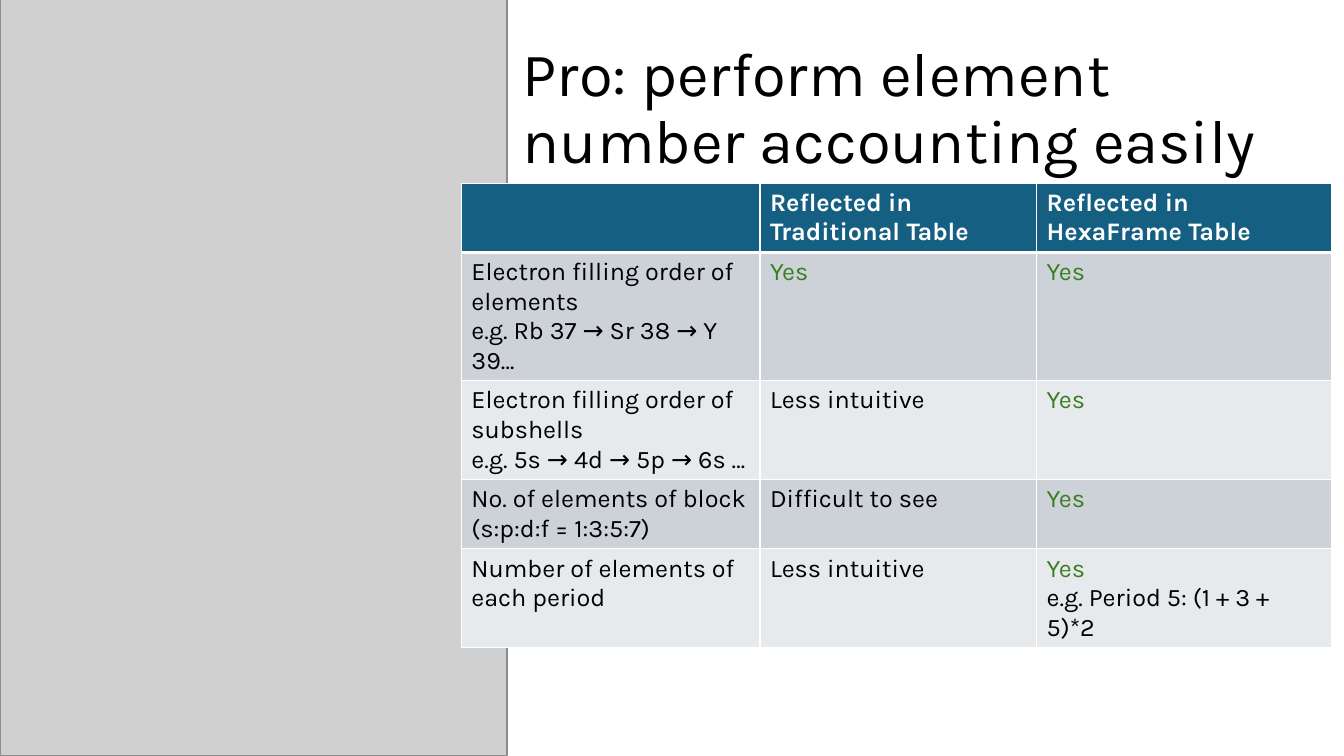
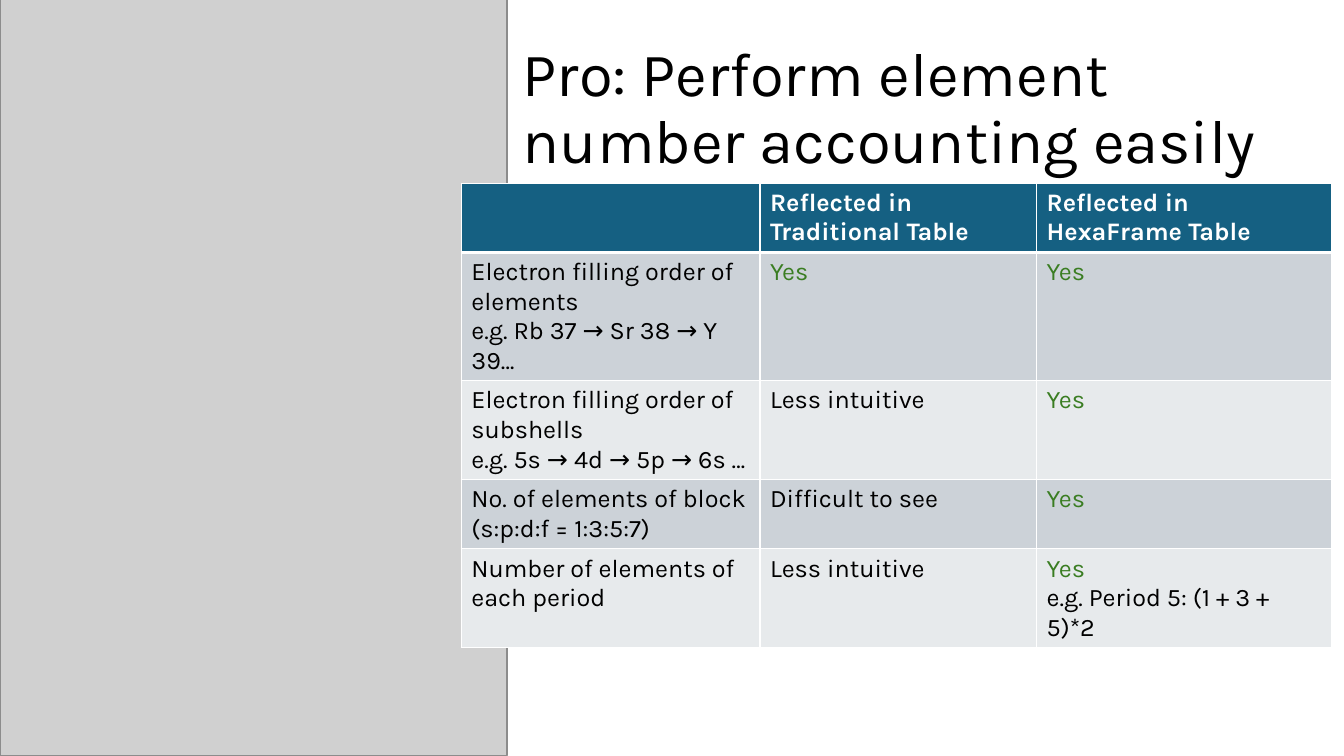
Before and after one commit to lanstonchu/hexaframe-periodic-table, a slide deck: slide 3 of HexaFrame Periodic Table.pptx. Drawn at 1344x756 pixels with LibreOffice and Linux fonts; fonts in the diff are those of the drawing; grey boxes stand for pictures. Boxes give left, top, right and bottom in pixels: in the first picture for what was removed or moved away, otherwise in the second. Text is boxed around its words. In the diff, an @@ line names an element or a change of style, - is before the commit and + after.

```diff
--- a/HexaFrame Periodic Table.pptx
+++ b/HexaFrame Periodic Table.pptx
@@ title at [523, 53, 1255, 178]: text changed @@
-Pro: perform element number accounting easily
+Pro: Perform element number accounting easily
```
Also in this commit, not shown: 1 other slide changed, 1 other file.
